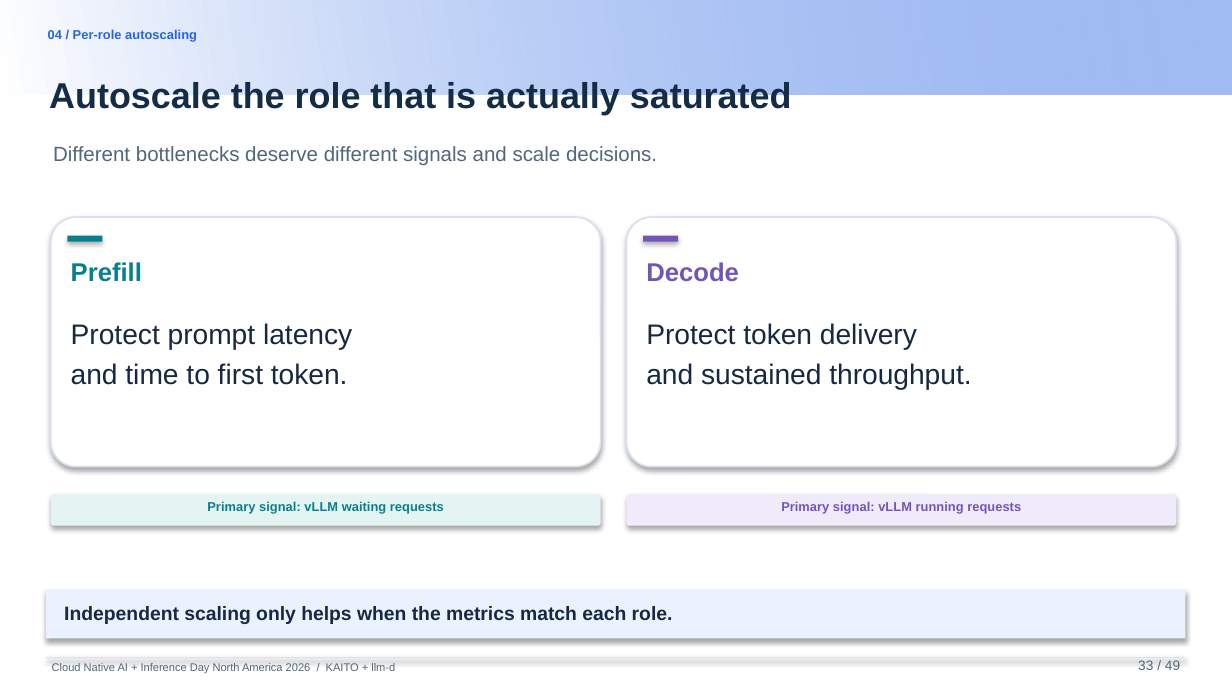
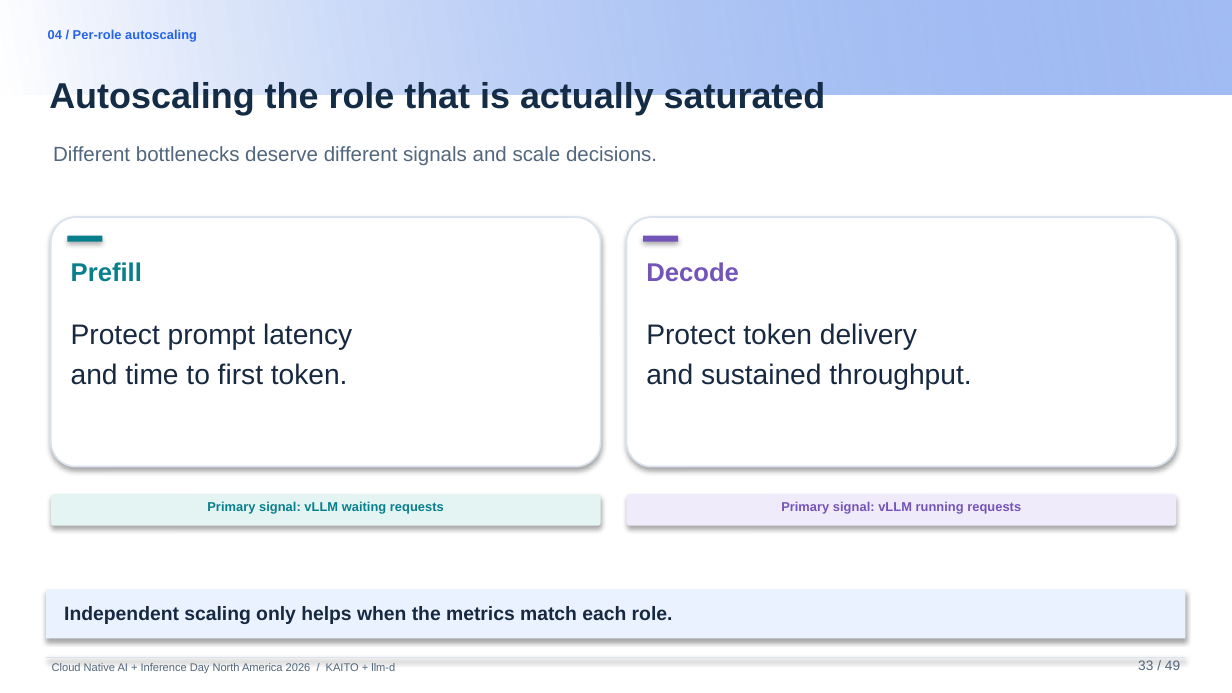
Before and after one commit to andyzhangx/demo, a slide deck: slide 32 of llm/pd-disaggregation/kubecon-na-2026-pd-disaggregation-kaito-llmd.pptx (slide 33 before the commit). Drawn at 1232x693 pixels with LibreOffice and Linux fonts; fonts in the diff are those of the drawing; background and template pictures are left out. Boxes give left, top, right and bottom in pixels: in the first picture for what was removed or moved away, otherwise in the second. Text is boxed around its words. In the diff, an @@ line names an element or a change of style, - is before the commit and + after.

```diff
--- a/llm/pd-disaggregation/kubecon-na-2026-pd-disaggregation-kaito-llmd.pptx
+++ b/llm/pd-disaggregation/kubecon-na-2026-pd-disaggregation-kaito-llmd.pptx
@@ text at (49,82,826,115): text changed @@
-Autoscale the role that is actually saturated
+Autoscaling the role that is actually saturated
```
Also in this commit, not shown: 15 other slides changed, 3 slides added.
